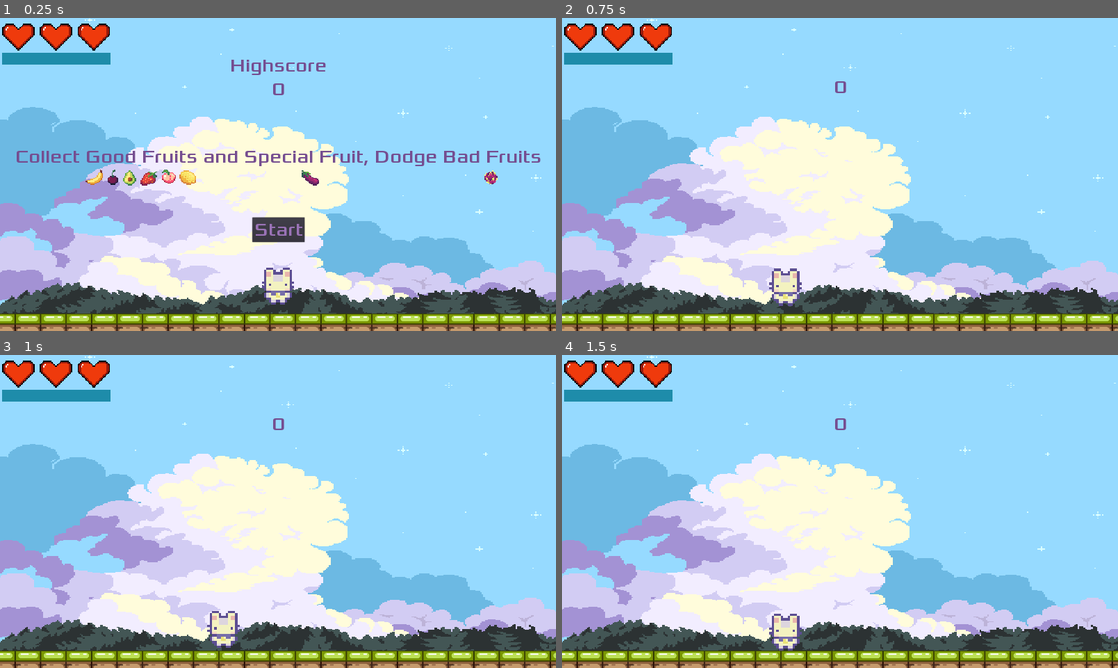
Above: before the commit, frames 1-4 (two rows, left to right).
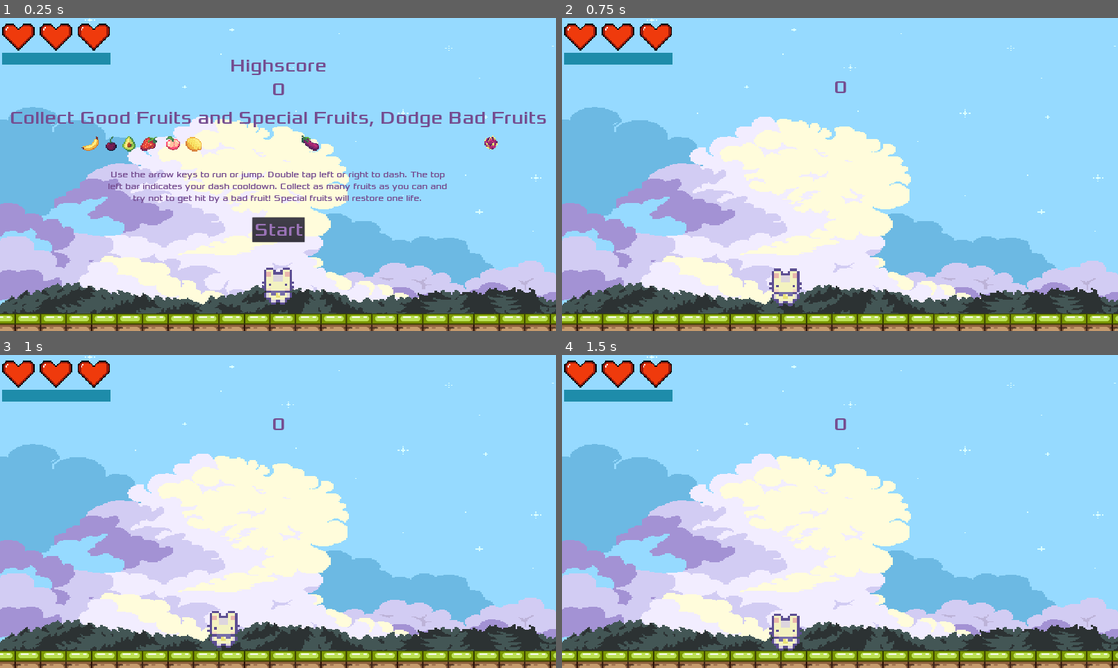
Above: after the commit, the same moments.

Repository: ColinKYuen/BQ-Game-Jam
Game: Godot game, scene res://Scenes/Main.tscn
Same seed, same stepped clock (60 frames per second), same inputs: the game is played once before the commit and once after it.
Inputs:
- Up to frame 1 (0.25 s): no input
- Up to frame 2 (0.75 s): click "Start" at 0.5 s
- Up to frame 3 (1 s): no input
- Up to frame 4 (1.5 s): hold D (move_right) from 1.28 s (still down)

The runs differ from the first frame. In frame 1, 5.3% of the frame differs, in the area x 2-99%, y 30-60%; in frame 2, nothing differs; in frame 3, nothing differs; in frame 4, nothing differs.

Commit message:
Add game instructions

Diff:
--- a/Scenes/HUD.tscn
+++ b/Scenes/HUD.tscn
@@ -31,6 +31,10 @@
 #func _process(delta):
 #	pass
 "
+
+[sub_resource type="DynamicFont" id=7]
+size = 30
+font_data = ExtResource( 1 )
 
 [sub_resource type="AtlasTexture" id=2]
 atlas = ExtResource( 3 )
@@ -96,10 +100,25 @@
 anchor_top = 0.5
 anchor_right = 1.0
 anchor_bottom = 0.5
-margin_top = -100.0
-custom_colors/font_color = Color( 0.458824, 0.301961, 0.564706, 1 )
-custom_fonts/font = SubResource( 1 )
-text = "Collect Good Fruits and Special Fruit, Dodge Bad Fruits"
+margin_top = -236.0
+margin_bottom = -148.0
+custom_colors/font_color = Color( 0.458824, 0.301961, 0.564706, 1 )
+custom_fonts/font = SubResource( 1 )
+text = "Collect Good Fruits and Special Fruits, Dodge Bad Fruits"
+align = 1
+autowrap = true
+
+[node name="Instructions" type="Label" parent="."]
+anchor_top = 0.5
+anchor_right = 1.0
+anchor_bottom = 0.5
+margin_left = 360.0
+margin_top = -20.0
+margin_right = -368.0
+margin_bottom = 97.0
+custom_colors/font_color = Color( 0.458824, 0.301961, 0.564706, 1 )
+custom_fonts/font = SubResource( 7 )
+text = "Use the arrow keys to run or jump. Double tap left or right to dash. The top left bar indicates your dash cooldown. Collect as many fruits as you can and try not to get hit by a bad fruit! Special fruits will restore one life."
 align = 1
 autowrap = true
 
@@ -141,7 +160,7 @@
 [node name="Fruits" type="Sprite" parent="."]
 
 [node name="Banana" type="Sprite" parent="Fruits"]
-position = Vector2( 326, 549 )
+position = Vector2( 312, 433 )
 scale = Vector2( 3.75, 3.25 )
 texture = ExtResource( 4 )
 hframes = 38
@@ -149,7 +168,7 @@
 frame = 7
 
 [node name="Cherry" type="Sprite" parent="Fruits"]
-position = Vector2( 390, 549 )
+position = Vector2( 384, 433 )
 scale = Vector2( 3.75, 3.25 )
 texture = ExtResource( 4 )
 hframes = 38
@@ -157,7 +176,7 @@
 frame = 15
 
 [node name="Eggplant" type="Sprite" parent="Fruits"]
-position = Vector2( 1072, 552 )
+position = Vector2( 1072, 432 )
 scale = Vector2( 3.75, 3.25 )
 texture = ExtResource( 4 )
 hframes = 38
@@ -165,7 +184,7 @@
 frame = 25
 
 [node name="Lemon" type="Sprite" parent="Fruits"]
-position = Vector2( 646, 549 )
+position = Vector2( 667, 434 )
 scale = Vector2( 3.75, 3.25 )
 texture = ExtResource( 4 )
 hframes = 38
@@ -173,7 +192,7 @@
 frame = 18
 
 [node name="Peach" type="Sprite" parent="Fruits"]
-position = Vector2( 582, 549 )
+position = Vector2( 596, 434 )
 scale = Vector2( 3.75, 3.25 )
 texture = ExtResource( 4 )
 hframes = 38
@@ -181,7 +200,7 @@
 frame = 12
 
 [node name="Strawberry" type="Sprite" parent="Fruits"]
-position = Vector2( 512, 552 )
+position = Vector2( 512, 432 )
 scale = Vector2( 3.75, 3.25 )
 texture = ExtResource( 4 )
 hframes = 38
@@ -189,7 +208,7 @@
 frame = 27
 
 [node name="Avocado" type="Sprite" parent="Fruits"]
-position = Vector2( 448, 552 )
+position = Vector2( 446, 434 )
 scale = Vector2( 3.75, 3.25 )
 texture = ExtResource( 4 )
 hframes = 38
@@ -197,7 +216,7 @@
 frame = 189
 
 [node name="DragonFruit" type="Sprite" parent="Fruits"]
-position = Vector2( 1696, 552 )
+position = Vector2( 1696, 432 )
 scale = Vector2( 3.75, 3.25 )
 texture = ExtResource( 4 )
 hframes = 38
--- a/Scripts/HUD.gd
+++ b/Scripts/HUD.gd
@@ -36,6 +36,7 @@
 	$Message.text = "GAME OVER"
 	$Message.show()
 	$StartButton.show()
+	$Instructions.show()
 
 func reset_HUD():
 	score = 0
@@ -53,6 +54,7 @@
 	$Highscore.hide()
 	$Score.show()
 	$Fruits.hide()
+	$Instructions.hide()
 	emit_signal("start_game")
 
 func _on_MessageTimer_timeout():
Not shown: 1 places in Scenes/HUD.tscn that only renumber resources
Binary file changed: icon.png
